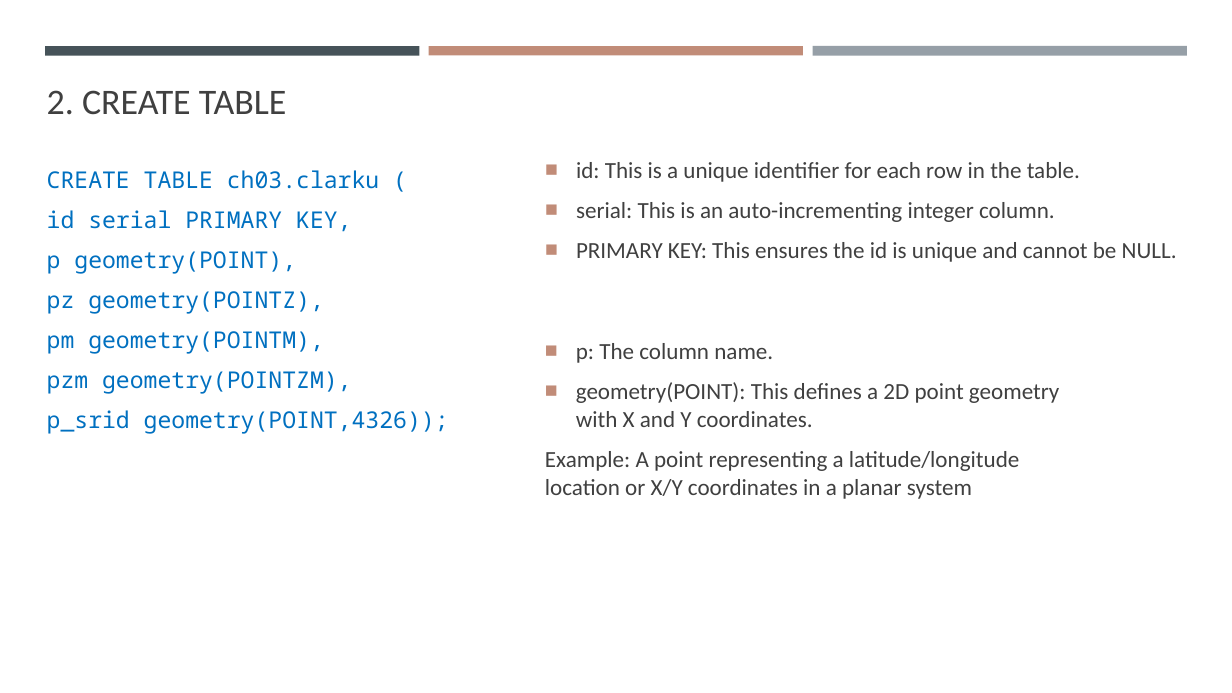
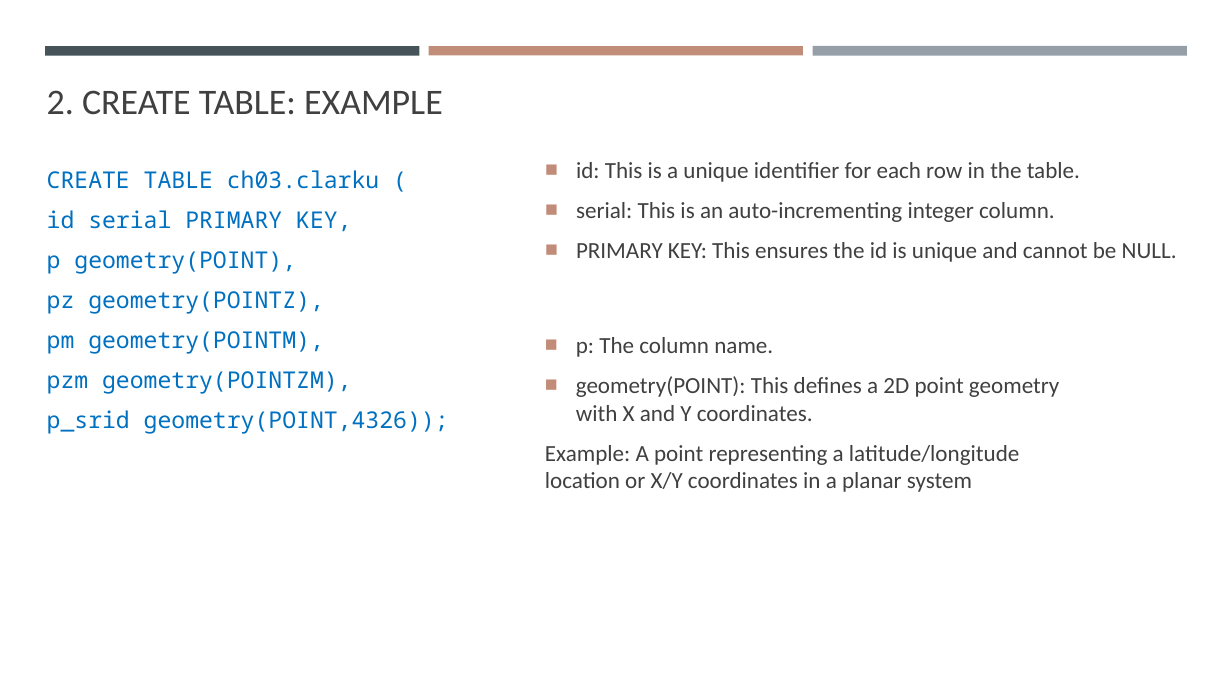
Before and after one commit to gisynw/ssj-376, a slide deck: slide 16 of docs/Lectures/Week03/Week03_SpatialData.pptx (slide 33 before the commit). Drawn at 1232x693 pixels with LibreOffice and Linux fonts; fonts in the diff are those of the drawing. Boxes give left, top, right and bottom in pixels: in the first picture for what was removed or moved away, otherwise in the second. Text is boxed around its words. In the diff, an @@ line names an element or a change of style, - is before the commit and + after.

```diff
--- a/docs/Lectures/Week03/Week03_SpatialData.pptx
+++ b/docs/Lectures/Week03/Week03_SpatialData.pptx
@@ text at [47, 90, 443, 115]: text changed @@
-2. CREATE TABLE
+2. CREATE TABLE: EXAMPLE
@@ text "p: The column name.": place and size @@
-text "p: The column name." at [545, 343, 1059, 499]
+text "p: The column name." at [545, 337, 1059, 492]
```
Also in this commit, not shown: 14 other slides changed, 4 slides added, 5 slides removed, 4 other files.
